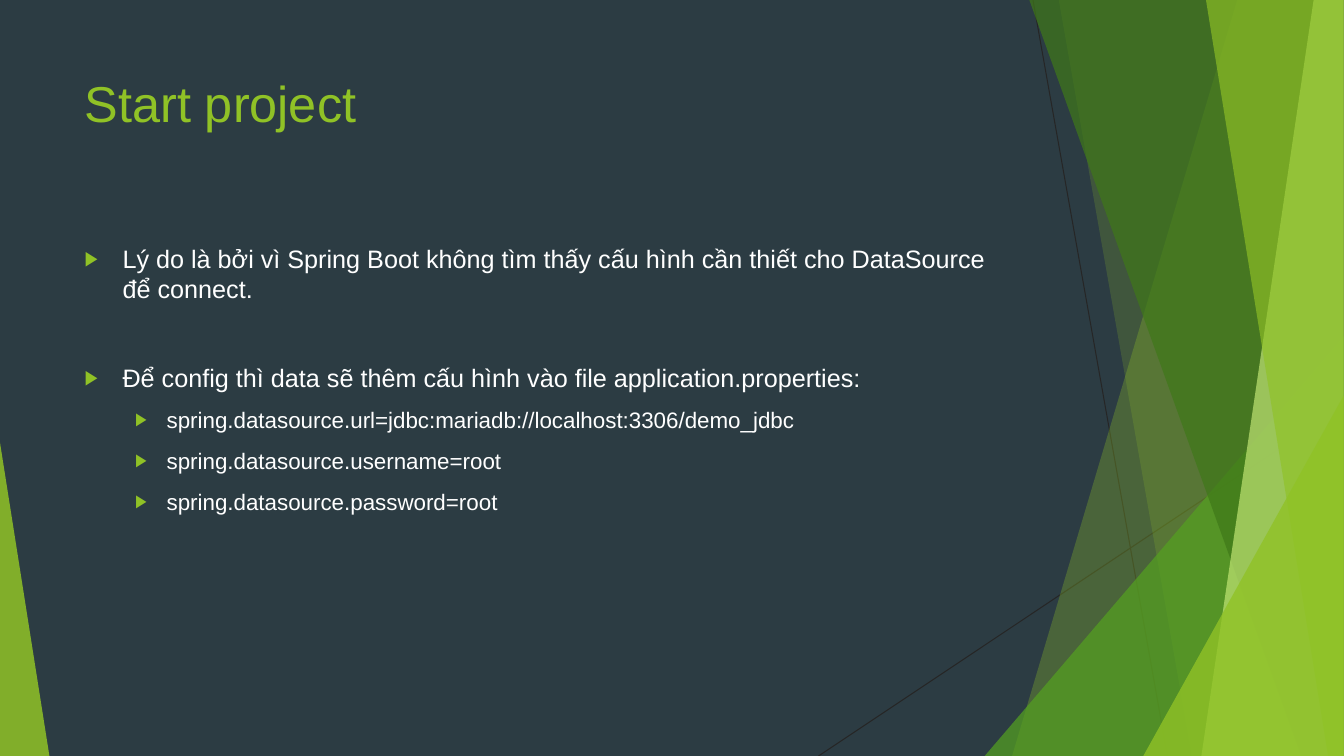
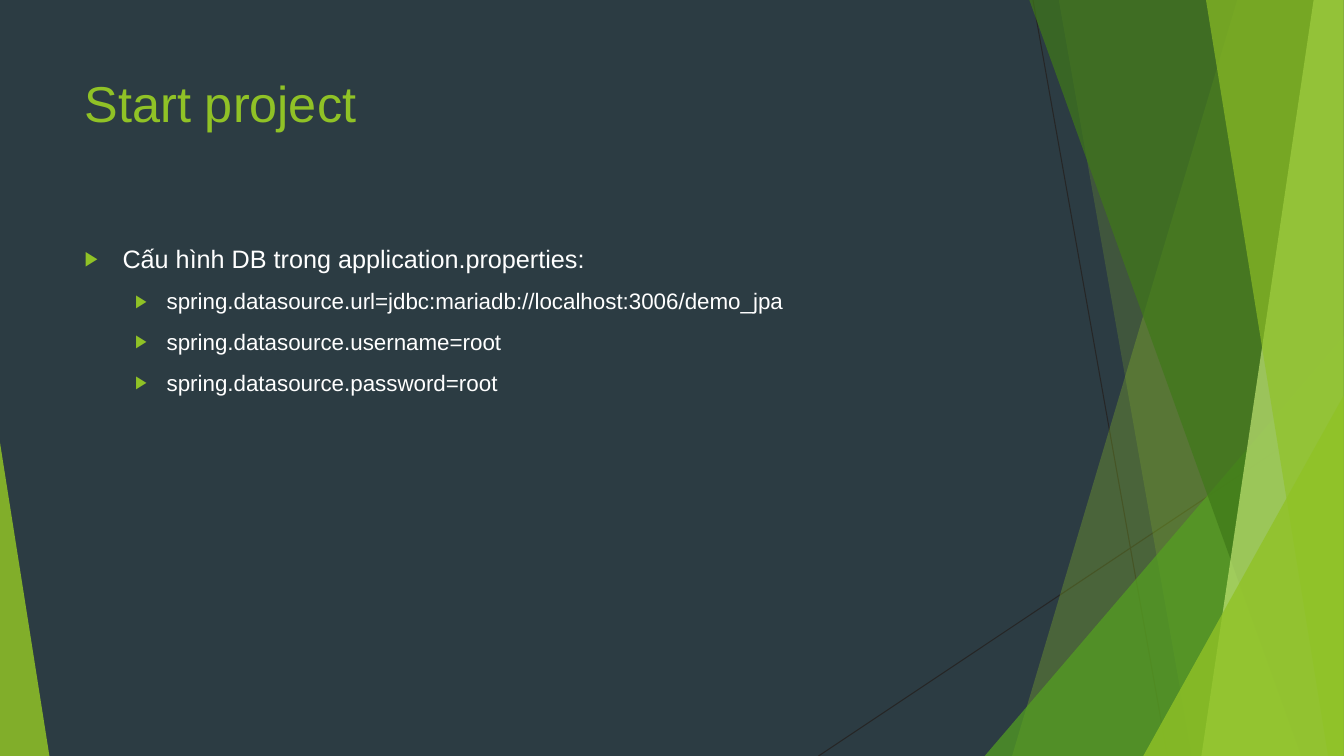
Before and after one commit to sobbingwind/SpringBoot, a slide deck: slide 5 of 07.Spring Data JPA.pptx. Drawn at 1344x756 pixels with LibreOffice and Linux fonts; fonts in the diff are those of the drawing. Boxes give left, top, right and bottom in pixels: in the first picture for what was removed or moved away, otherwise in the second. Text is boxed around its words. In the diff, an @@ line names an element or a change of style, - is before the commit and + after.

```diff
--- a/07.Spring Data JPA.pptx
+++ b/07.Spring Data JPA.pptx
@@ text at box(123, 248, 783, 314): text changed; size 18 to 16 pt @@
-▶ Lý do là bởi vì Spring Boot không tìm thấy cấu hình cần thiết cho DataSource để connect.
-▶ Để config thì data sẽ thêm cấu hình vào file application.properties:
-  ▶ spring.datasource.url=jdbc:mariadb://localhost:3306/demo_jdbc
+▶ Cấu hình DB trong application.properties:
+  ▶ spring.datasource.url=jdbc:mariadb://localhost:3006/demo_jpa
```
Also in this commit, not shown: 7 other slides changed, 26 slides added, 20 slides removed.
